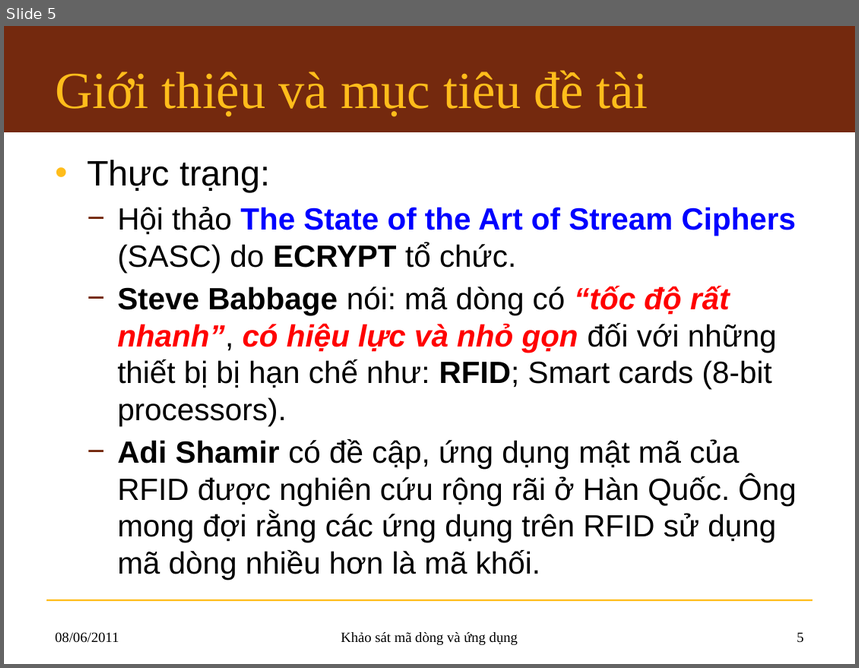
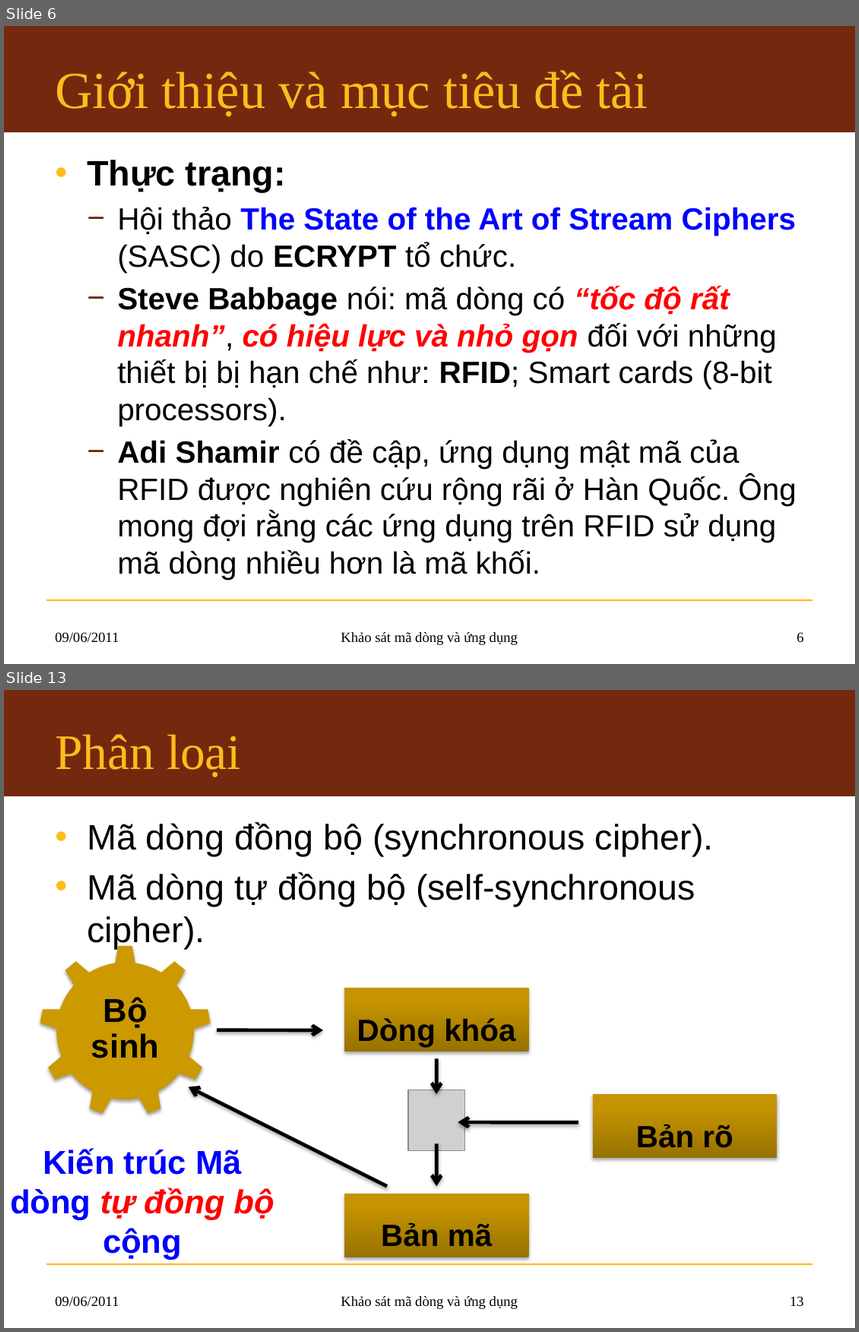
Before and after one commit to hemprasad/lvmm-sc, a slide deck: 7.Slide/KLTN_Slide.pptx. Shown one above the other, each under a label of ours: slide 5 before the commit, slides 6 and 13 after it; the slides between them are not shown. The pictures are 859x668 and 859x1332 pixels, drawn with LibreOffice and Linux fonts; fonts in the diff are those of the drawing; grey boxes stand for pictures; background and template pictures are left out. Boxes give left, top, right and bottom in pixels: in the first picture for what was removed or moved away, otherwise in the second. Text is boxed around its words. In the diff, an @@ line names an element or a change of style, - is before the commit and + after.

```diff
--- a/7.Slide/KLTN_Slide.pptx
+++ b/7.Slide/KLTN_Slide.pptx
@@ slide 13 added at <box>4,690,855,1328</box>, background #FFFFFF; not listed: 2 template elements that a slide beside it also shows @@
@@ title added at <box>55,734,241,777</box>, 42 pt, text #FFBD1B @@
+Phân loại
@@ text added at <box>87,822,713,949</box>, 30 pt, text #000000 @@
+• Mã dòng đồng bộ (synchronous cipher).
+• Mã dòng tự đồng bộ (self-synchronous cipher).
@@ gear added at <box>40,945,211,1117</box>, fill #CC9900 @@
@@ text added at <box>91,997,159,1059</box>, 28 pt, text #000000, bold @@
+Bộ sinh
@@ rectangle added at <box>344,988,529,1052</box>, fill gradient #987200 to #C69400 to #C79500, 26 pt, text #000000, bold @@
+Dòng khóa
@@ arrow added from (217, 1030) to (323, 1030), #000000 3 pt @@
@@ arrow added from (436, 1059) to (436, 1094), #000000 3 pt @@
@@ arrow added from (387, 1186) to (189, 1087), #000000 3 pt @@
@@ picture added at <box>408,1090,465,1151</box> @@
@@ rectangle added at <box>593,1094,778,1158</box>, fill gradient #987200 to #C69400 to #C79500, 26 pt, text #000000, bold @@
+Bản rõ
@@ arrow added from (579, 1122) to (458, 1122), #000000 3 pt @@
@@ arrow added from (436, 1144) to (436, 1186), #000000 3 pt @@
@@ text added at <box>10,1148,274,1260</box>, 28 pt, text #0000FF, bold @@
+Kiến trúc Mã dòng tự đồng bộ cộng
@@ rectangle added at <box>344,1194,529,1258</box>, fill gradient #987200 to #C69400 to #C79500, 26 pt, text #000000, bold @@
+Bản mã
@@ text added at <box>55,1296,119,1307</box>, 12 pt, text #000000 @@
+09/06/2011
@@ text added at <box>341,1296,518,1309</box>, 12 pt, text #000000 @@
+Khảo sát mã dòng và ứng dụng
@@ page number added at <box>790,1296,804,1307</box>, 12 pt, text #000000 @@
+13
@@ what was slide 5 is now slide 6 @@
@@ slide 6 changed as well @@
@@ text at <box>87,160,286,193</box>: bold on in "Thực trạng:" @@
@@ text at <box>55,632,119,643</box>: text changed @@
-08/06/2011
+09/06/2011
@@ page number at <box>797,632,804,643</box>: text changed @@
-5
+6
```
Also in this commit, not shown: 6 other slides changed, 9 other slides added.
